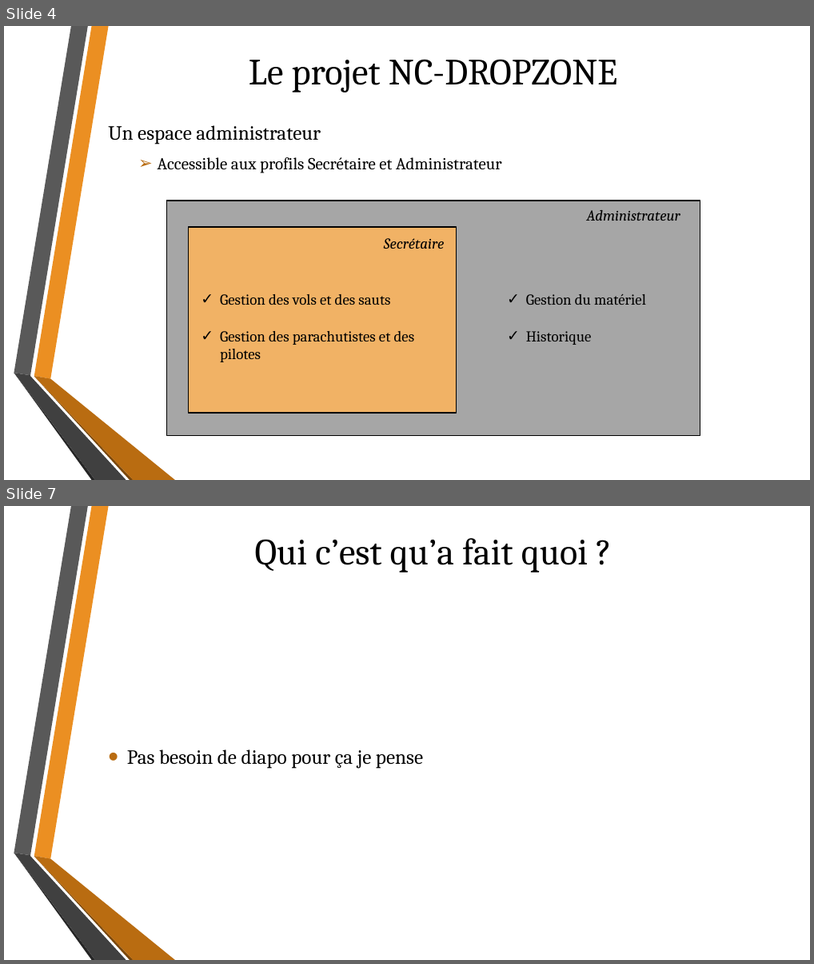
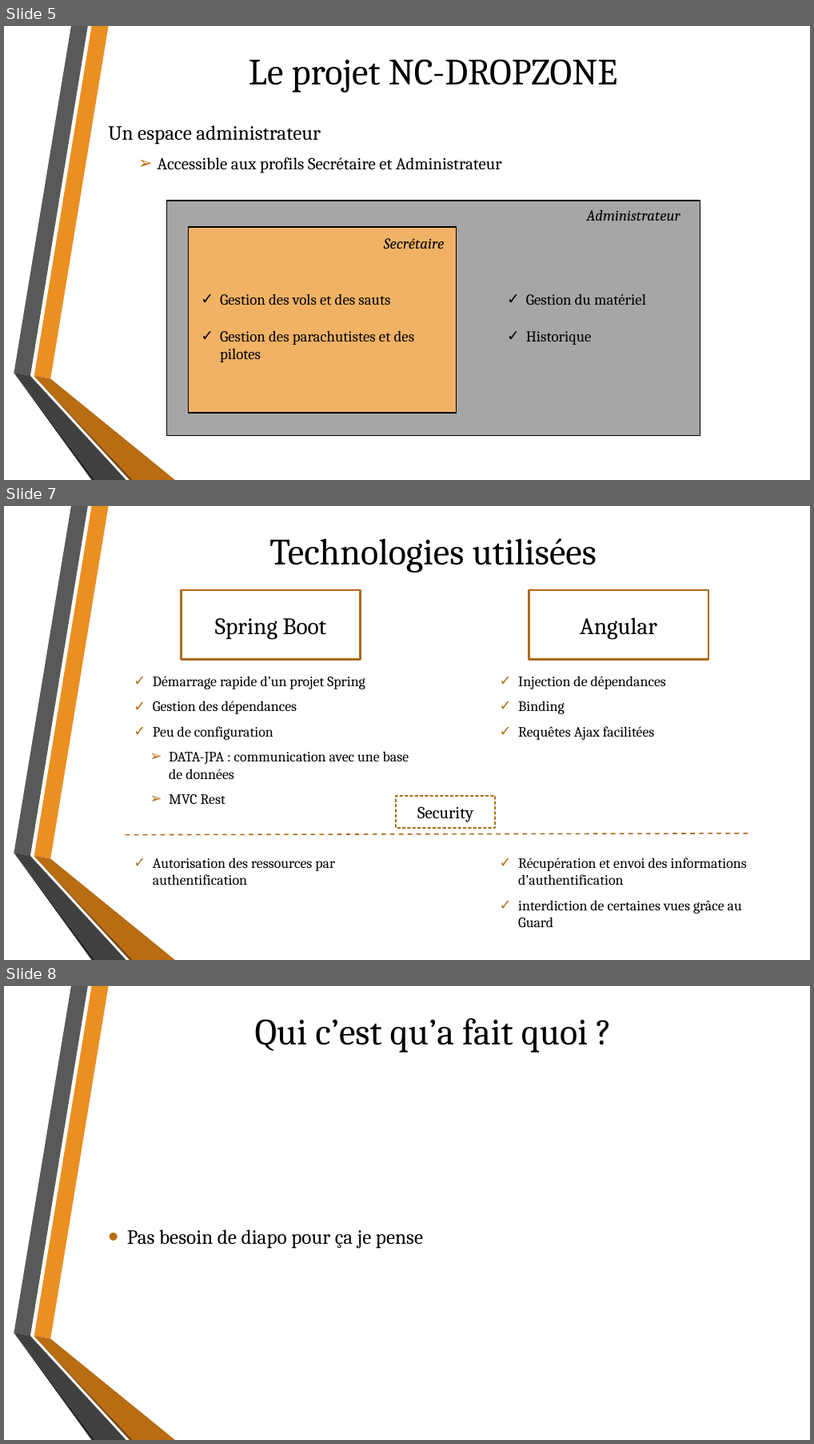
Before and after one commit to ddevillers/ncdz, a slide deck: NC-DROPZONE.pptx. Shown one above the other, each under a label of ours: slides 4 and 7 before the commit, slides 5, 7 and 8 after it; the slides between them are not shown. The pictures are 814x964 and 814x1444 pixels, drawn with LibreOffice and Linux fonts; fonts in the diff are those of the drawing; background and template pictures are left out. Boxes give left, top, right and bottom in pixels: in the first picture for what was removed or moved away, otherwise in the second. Text is boxed around its words. In the diff, an @@ line names an element or a change of style, - is before the commit and + after.

```diff
--- a/NC-DROPZONE.pptx
+++ b/NC-DROPZONE.pptx
@@ slide 7 added at [4,506,810,960], background picture (left out); not listed: 6 template elements that a slide beside it also shows @@
@@ title added at [270,538,597,572], 44 pt, text #000000 @@
+Technologies utilisées
@@ rectangle added at [182,590,360,659], outline #AE6A19 2.25 pt @@
@@ rectangle added at [530,590,709,659], outline #AE6A19 2.25 pt @@
@@ text added at [215,618,327,639], 28 pt, text #000000 @@
+Spring Boot
@@ text added at [580,617,658,639], 28 pt, text #000000 @@
+Angular
@@ text added at [153,676,366,740], 17 pt, text #000000 @@
+✓ Démarrage rapide d’un projet Spring
+✓ Gestion des dépendances
+✓ Peu de configuration
@@ text added at [518,676,666,740], 17 pt, text #000000 @@
+✓ Injection de dépendances
+✓ Binding
+✓ Requêtes Ajax facilitées
@@ text added at [169,751,410,804], 17 pt, text #000000 @@
+➢ DATA-JPA : communication avec une base de données
+➢ MVC Rest
@@ rectangle added at [396,796,495,828], outline #AE6A19 1.5 pt dashed @@
@@ text added at [418,806,474,822], 20 pt, text #000000 @@
+Security
@@ line added from (126, 835) to (752, 833), #AD6816 1.5 pt dashed @@
@@ text added at [153,857,335,885], 17 pt, text #000000 @@
+✓ Autorisation des ressources par authentification
@@ text added at [518,857,747,927], 17 pt, text #000000 @@
+✓ Récupération et envoi des informations d’authentification
+✓ interdiction de certaines vues grâce au Guard
@@ what was slide 4 is now slide 5 @@
@@ what was slide 7 is now slide 8 @@
```
Also in this commit, not shown: 4 slides changed.
